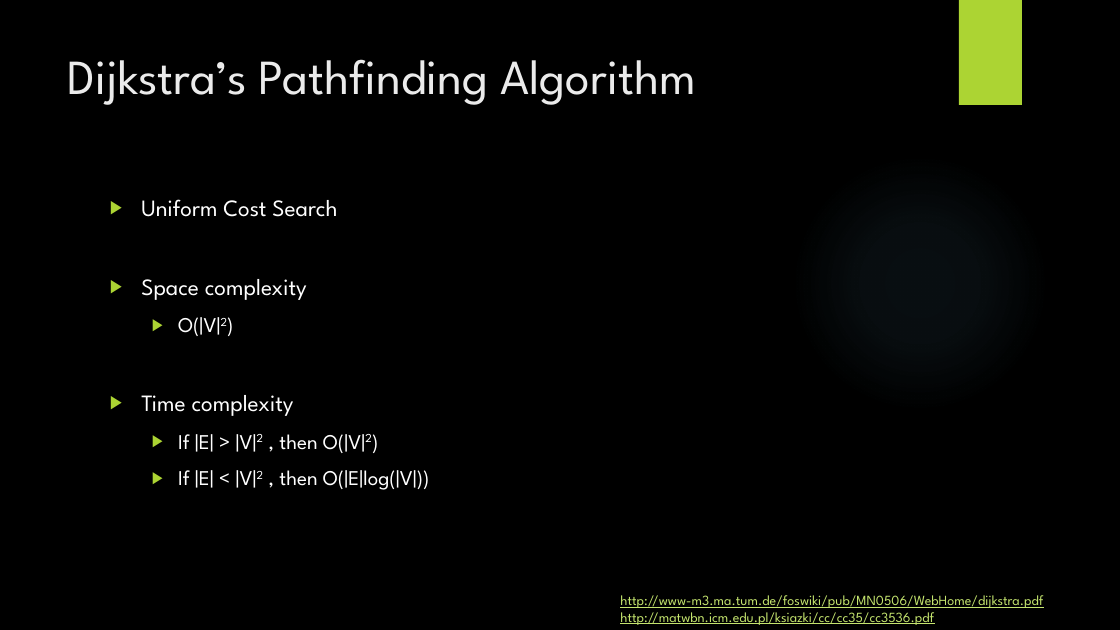
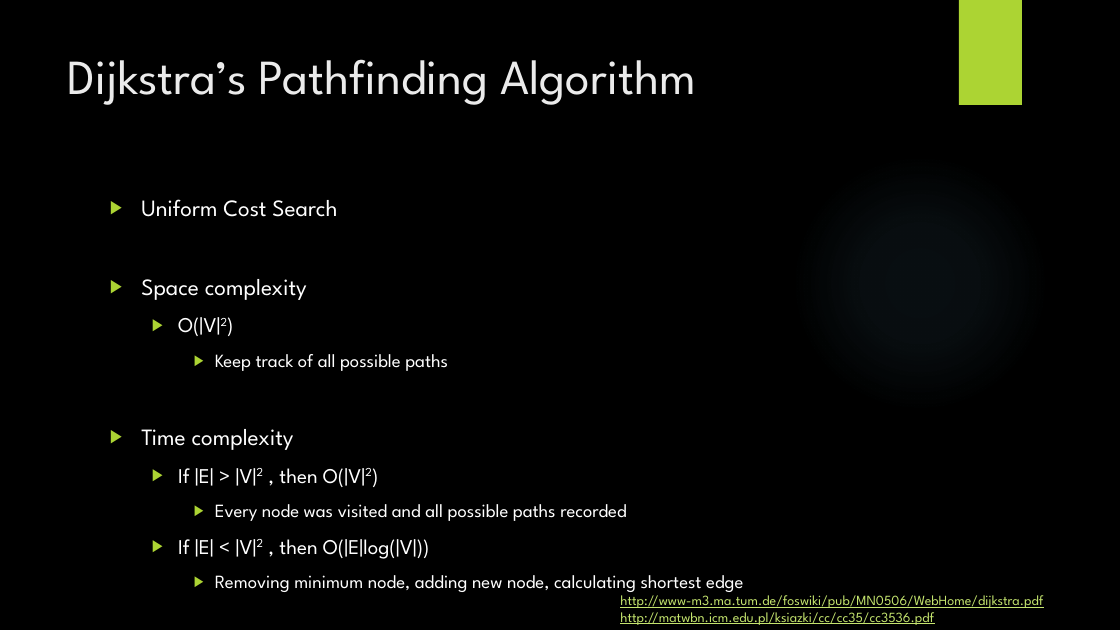
Before and after one commit to StevenPG/GraphTheoryProject2016, a slide deck: slide 4 of Documents/GraphTheoryPresentation.pptx (slide 2 before the commit). Drawn at 1120x630 pixels with LibreOffice and Linux fonts; fonts in the diff are those of the drawing; background and template pictures are left out. Boxes give left, top, right and bottom in pixels: in the first picture for what was removed or moved away, otherwise in the second. Text is boxed around its words. In the diff, an @@ line names an element or a change of style, - is before the commit and + after.

```diff
--- a/Documents/GraphTheoryPresentation.pptx
+++ b/Documents/GraphTheoryPresentation.pptx
@@ text at bbox=[215, 354, 448, 371]: paragraph added @@
+    ▶ Keep track of all possible paths
@@ text at bbox=[215, 504, 626, 521]: paragraph added @@
+    ▶ Every node was visited and all possible paths recorded
@@ text at bbox=[215, 575, 743, 592]: paragraph added @@
+    ▶ Removing minimum node, adding new node, calculating shortest edge
```
Also in this commit, not shown: 1 other slide changed, 7 slides added, 4 slides removed.
